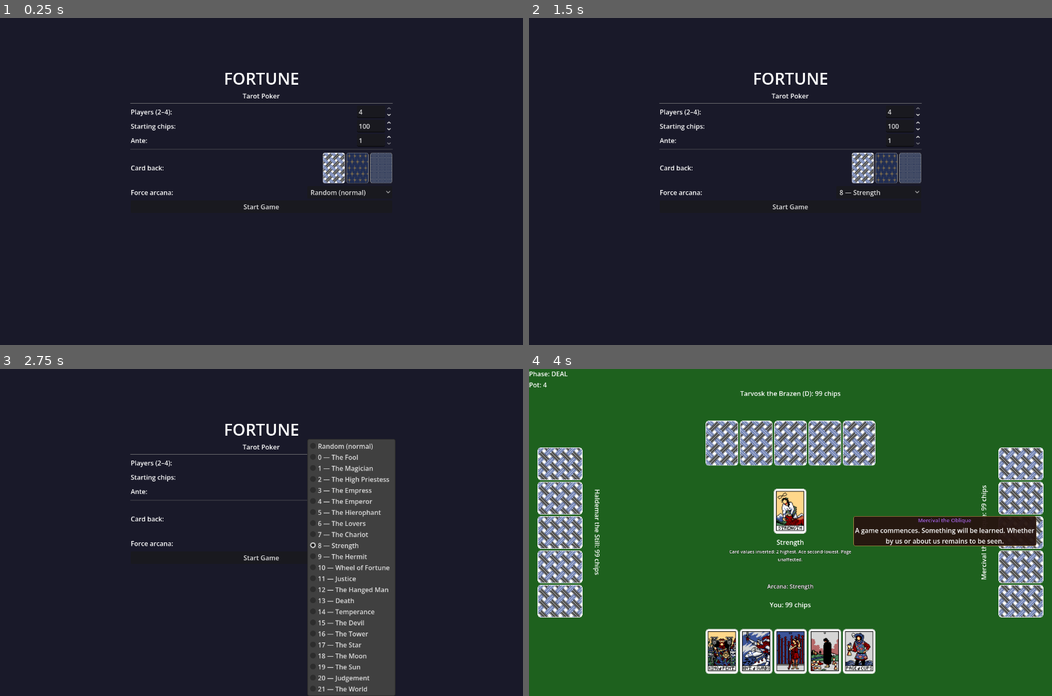
Above: before the commit, frames 1-4 (two rows, left to right).
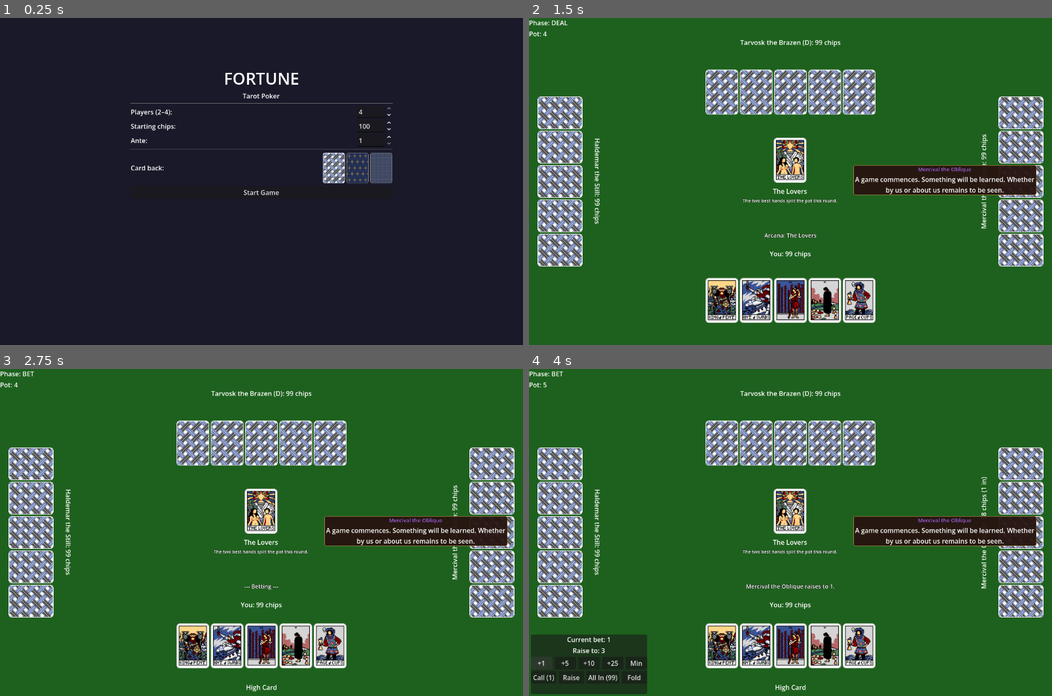
Above: after the commit, the same moments.

Repository: zenOfBass/Fortune
Game: Godot game, scene res://scenes/main_menu.tscn
Same seed, same stepped clock (60 frames per second), same inputs: the game is played once before the commit and once after it.
Inputs (mouse positions are in pixels of both pictures, inside the frame that each line leads up to):
- Up to frame 1 (0.25 s): no input
- Up to frame 2 (1.5 s): click (879, 191) at 0.5 s, where only the run before the commit has a clickable "Random (normal)"; click (879, 191) at 1.25 s, where only the run before the commit has a clickable "Random (normal)"
- Up to frame 3 (2.75 s): click (350, 542) at 2 s, where only the run before the commit has a clickable "8 — Strength"
- Up to frame 4 (4 s): click (790, 558) at 2.75 s, where only the run before the commit has a clickable "Start Game"; click (539, 663) at 3.5 s, where only the run after the commit has a clickable "+1"

The runs differ from the first frame. In frame 1, 0.3% of the frame differs, in the area x 25-75%, y 52-59%; in frame 2, 98%; in frame 3, 98%, in the area x 0-100%, y 0-100%; in frame 4, 8.8%.

Commit message:
remove major arcana debug selection from the main menu

Diff:
--- a/scenes/main_menu.gd
+++ b/scenes/main_menu.gd
@@ -3,7 +3,6 @@
 @onready var player_count_spin: SpinBox = $VBox/PlayerCountRow/PlayerCountSpin
 @onready var chips_spin: SpinBox = $VBox/ChipsRow/ChipsSpin
 @onready var ante_spin: SpinBox = $VBox/AnteRow/AnteSpin
-@onready var arcana_option: OptionButton = $VBox/ArcanaRow/ArcanaOption
 @onready var start_button: Button = $VBox/StartButton
 
 var _back_btns: Array = []
@@ -20,9 +19,6 @@
 		_back_btns[i].pressed.connect(func(): _on_back_selected(idx))
 	_refresh_back_highlight()
 
-	arcana_option.add_item("Random (normal)")
-	for i in range(22):
-		arcana_option.add_item("%d — %s" % [i, MajorArcana.arcana_name(i)])
 	start_button.pressed.connect(_on_start)
 
 func _on_back_selected(index: int) -> void:
@@ -37,6 +33,5 @@
 	var num_players := clampi(player_count_spin.get_line_edit().text.to_int(), 2, 4)
 	var starting_chips := clampi(chips_spin.get_line_edit().text.to_int(), 10, 10000)
 	var ante := clampi(ante_spin.get_line_edit().text.to_int(), 1, 100)
-	var arcana_id := arcana_option.selected - 1  # 0 = Random, 1–22 = arcana IDs 0–21
-	GameManager.setup_game(num_players, starting_chips, ante, arcana_id)
+	GameManager.setup_game(num_players, starting_chips, ante)
 	get_tree().change_scene_to_file("res://scenes/game_table.tscn")
--- a/scenes/main_menu.tscn
+++ b/scenes/main_menu.tscn
@@ -89,14 +89,6 @@
 ignore_texture_size = true
 stretch_mode = 5
 
-[node name="ArcanaRow" type="HBoxContainer" parent="VBox"]
-
-[node name="ArcanaLabel" type="Label" parent="VBox/ArcanaRow"]
-text = "Force arcana:"
-size_flags_horizontal = 3
-
-[node name="ArcanaOption" type="OptionButton" parent="VBox/ArcanaRow"]
-
 [node name="StartButton" type="Button" parent="VBox"]
 text = "Start Game"
 size_flags_horizontal = 3
